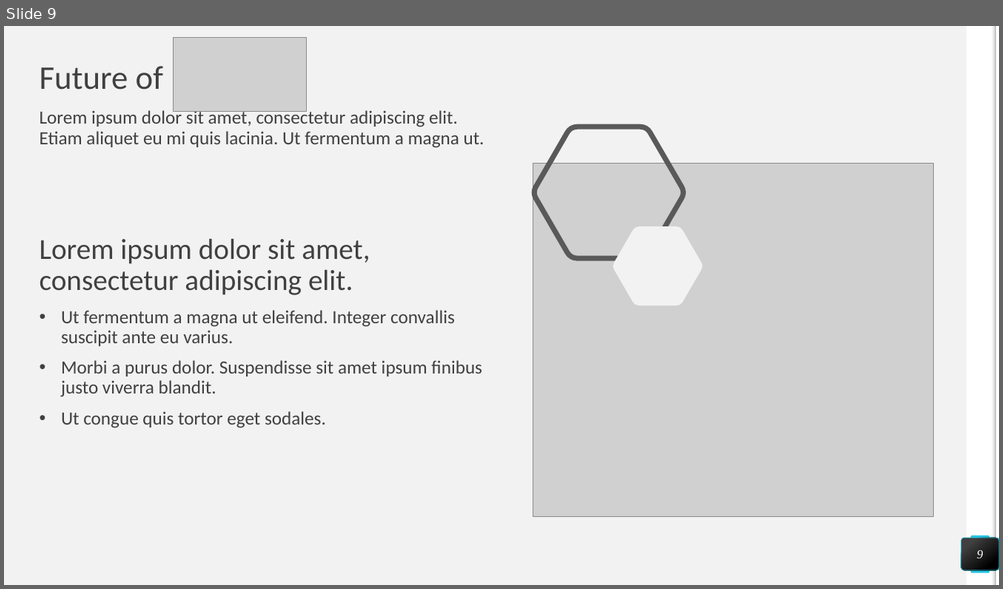
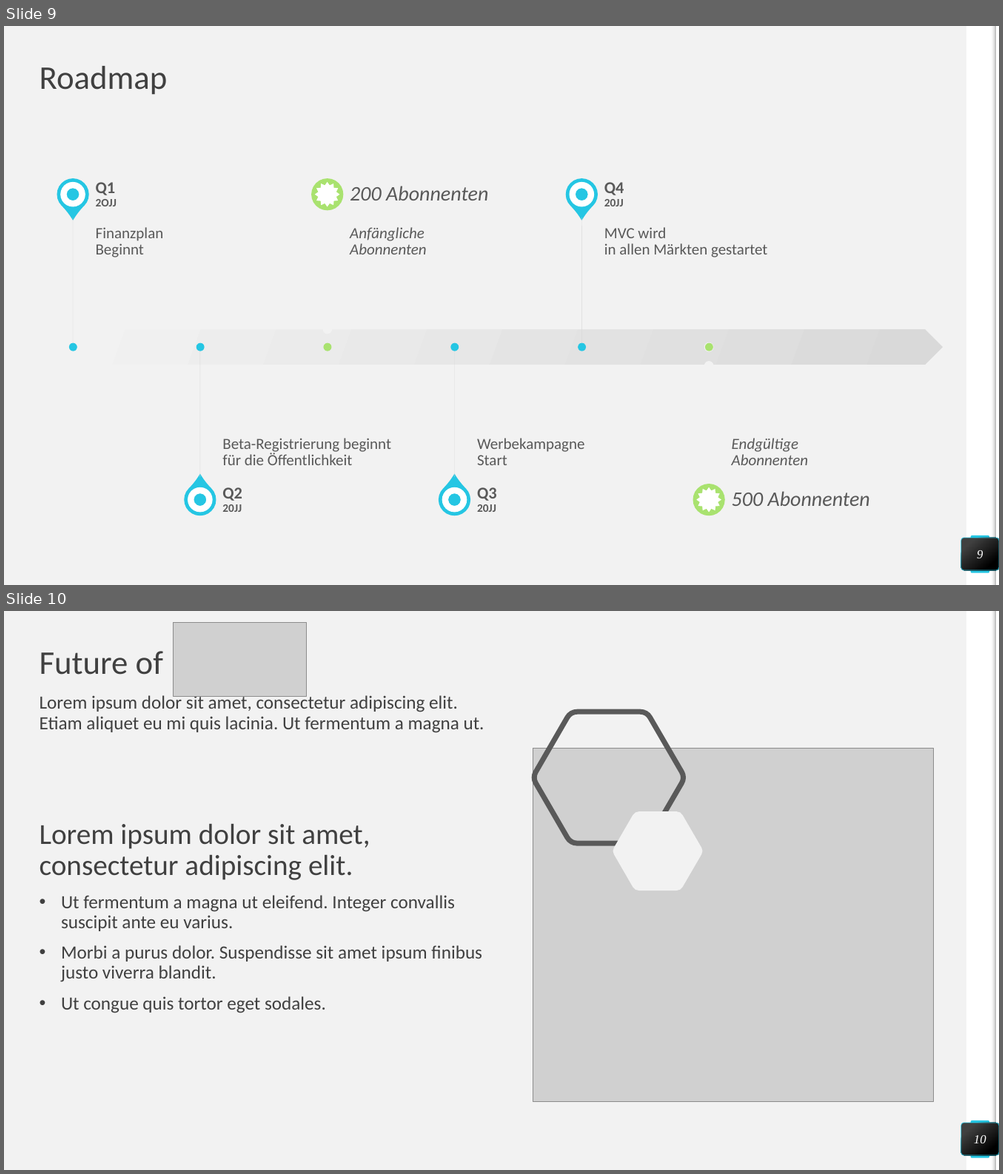
Before and after one commit to schmelto/ImpactHackathon, a slide deck: PitchPresentation/FinderPitchPresentation.pptx. Shown one above the other, each under a label of ours: slide 9 before the commit, slides 9 and 10 after it. The pictures are 1003x589 and 1003x1174 pixels, drawn with LibreOffice and Linux fonts; fonts in the diff are those of the drawing; grey boxes stand for pictures. Boxes give left, top, right and bottom in pixels: in the first picture for what was removed or moved away, otherwise in the second. Text is boxed around its words. In the diff, an @@ line names an element or a change of style, - is before the commit and + after.

```diff
--- a/PitchPresentation/FinderPitchPresentation.pptx
+++ b/PitchPresentation/FinderPitchPresentation.pptx
@@ slide 9 added at <box>4,26,999,585</box>, background #F2F2F2; not listed: 4 template elements that a slide beside it also shows @@
@@ title added at <box>40,66,168,94</box>, 32 pt, text #404040 @@
+Roadmap
@@ group added at <box>50,172,942,523</box>: 12 texts, 8 ellipses, 6 lines, 4 teardrops, 4 donuts, 2 stars, 1 pentagon arrow @@
+Finanzplan
+Beginnt
+Q1
+2OJJ
+Beta-Registrierung beginnt
+für die Öffentlichkeit
+Q2
+20JJ
+Anfängliche
+Abonnenten
+200 Abonnenten
+Werbekampagne
+Start
+Q3
+20JJ
+MVC wird
+in allen Märkten gestartet
+Q4
+20JJ
+Endgültige
+Abonnenten
+500 Abonnenten
@@ page number added at <box>962,538,999,571</box>, fill gradient #404040 to #000000, outline #25C6E3 0.5 pt, 12 pt, text #FFFFFF, italic @@
+9
@@ what was slide 9 is now slide 10 @@
@@ page number at <box>973,1136,986,1144</box>: text changed @@
-9
+10
```
Also in this commit, not shown: 1 slide changed.
